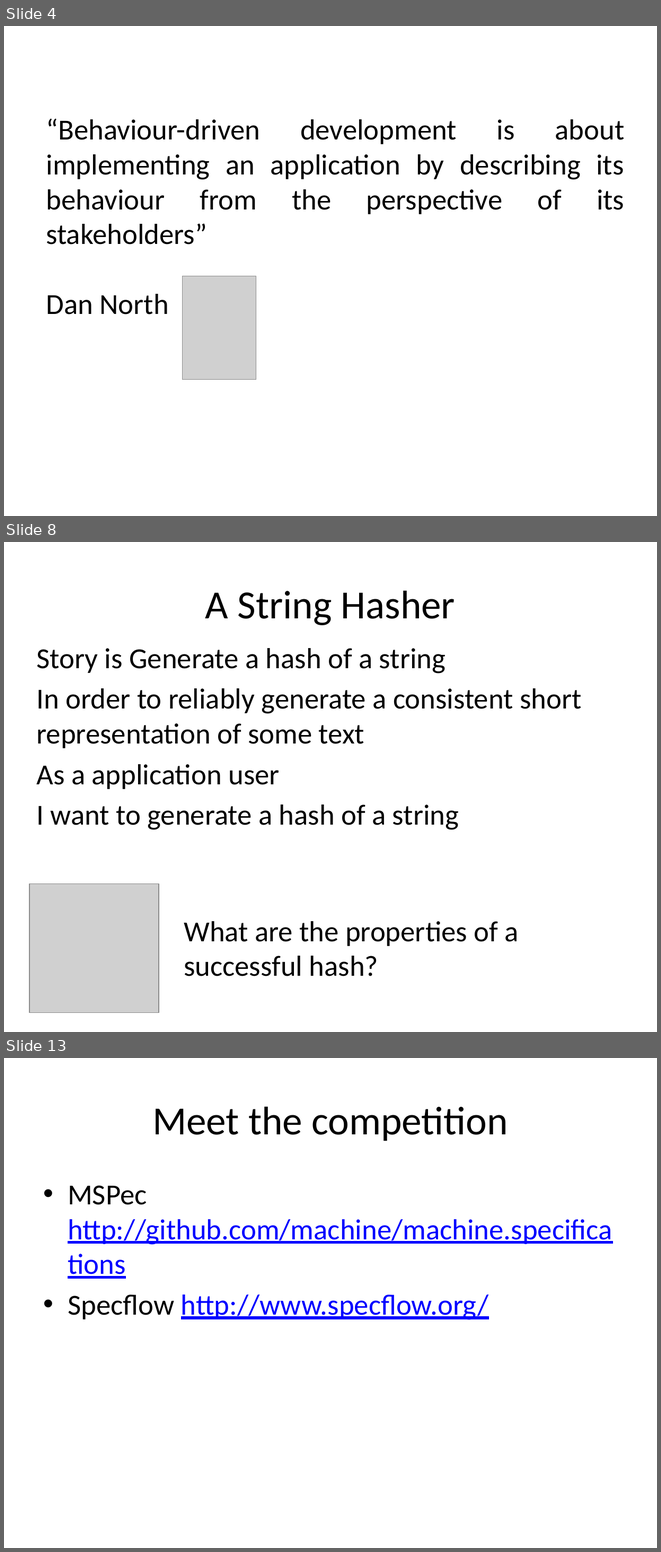
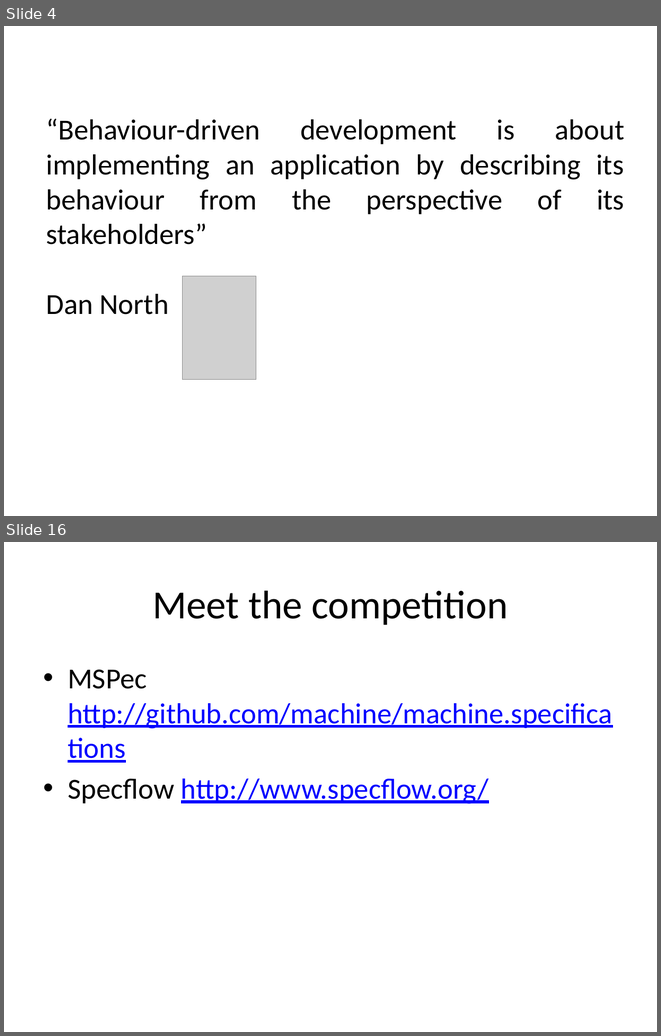
Before and after one commit to liammclennan/Liam-s-Presentations, a slide deck: storyq/Behaviour-Driven Development.pptx. Shown one above the other, each under a label of ours: slides 4, 8 and 13 before the commit, slides 4 and 16 after it; the slides between them are not shown. The pictures are 661x1552 and 661x1036 pixels, drawn with LibreOffice and Linux fonts; fonts in the diff are those of the drawing; grey boxes stand for pictures. Boxes give left, top, right and bottom in pixels: in the first picture for what was removed or moved away, otherwise in the second. Text is boxed around its words. In the diff, an @@ line names an element or a change of style, - is before the commit and + after.

```diff
--- a/storyq/Behaviour-Driven Development.pptx
+++ b/storyq/Behaviour-Driven Development.pptx
@@ slide 8 removed at <box>4,542,657,1032</box>, background #FFFFFF @@
@@ title removed at <box>205,590,456,625</box> @@
-A String Hasher
@@ text removed at <box>37,648,581,830</box> @@
-Story is Generate a hash of a string
-In order to reliably generate a consistent short representation of some text
-As a application user
-I want to generate a hash of a string
@@ picture removed at <box>29,883,159,1012</box> @@
@@ text removed at <box>184,921,518,976</box> @@
-What are the properties of a successful hash?
@@ what was slide 13 is now slide 16 @@
```
Also in this commit, not shown: 4 slides changed, 8 slides added, 4 other slides removed, 17 other files.
